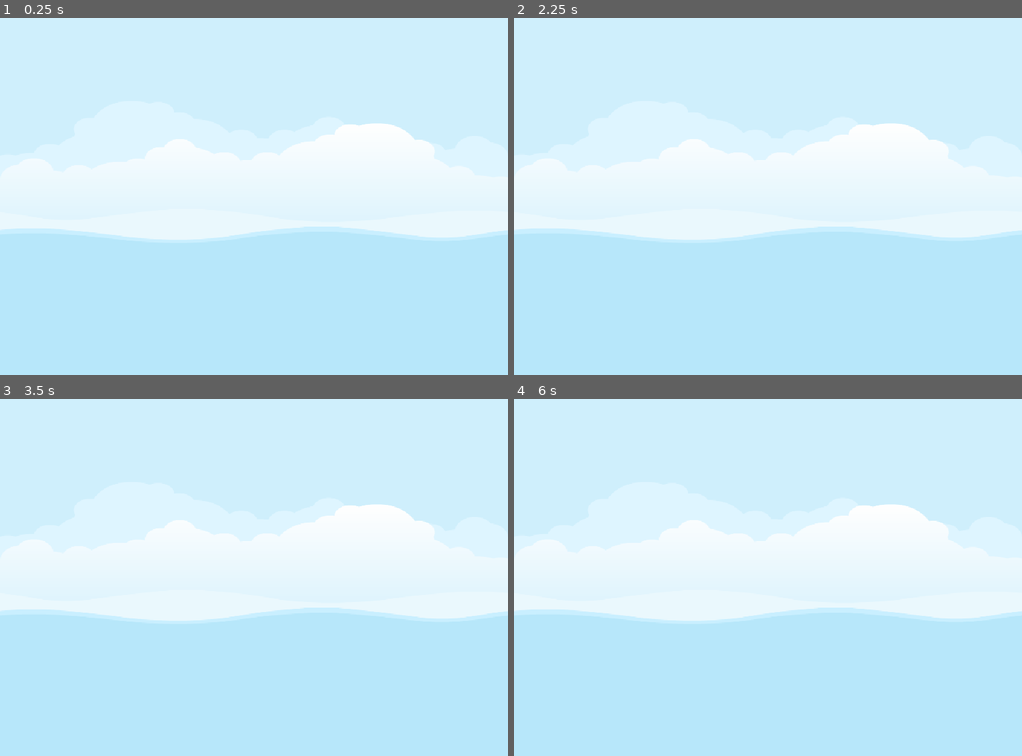
Above: before the commit, frames 1-4 (two rows, left to right).
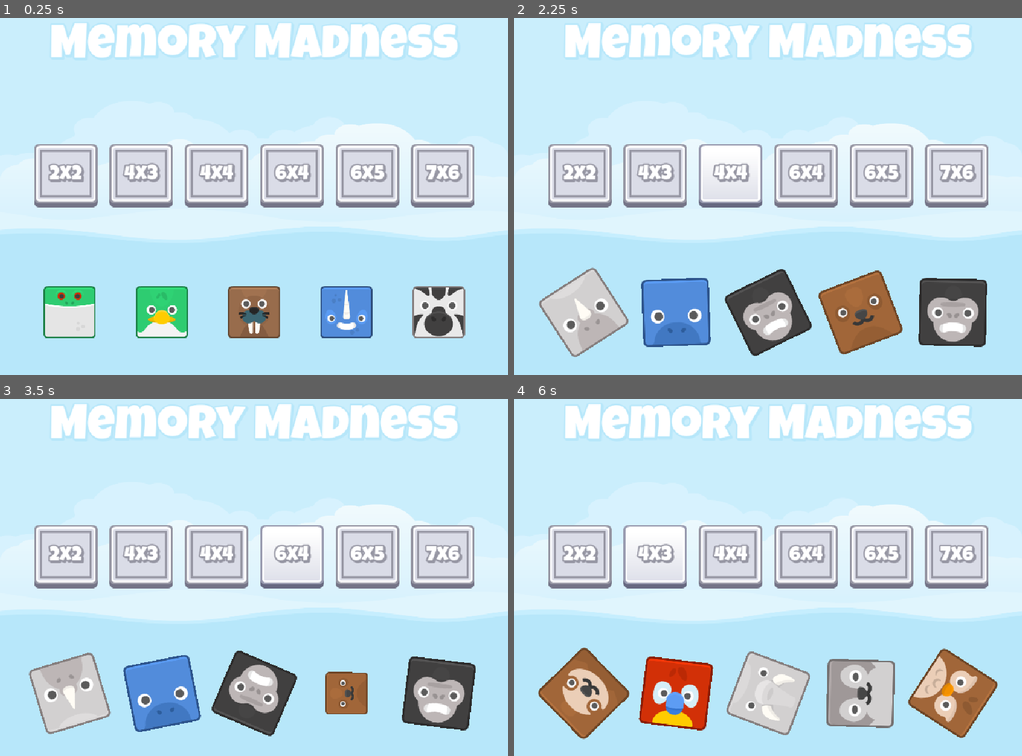
Above: after the commit, the same moments.

Repository: Edwin-Aguirre/Memory-Madness
Game: Godot game, scene res://scenes/master.tscn
The game is run twice, just before and just after one commit, with the same random seed, the same clock (stepped at 60 frames per second) and the same inputs.
Inputs (mouse positions are in pixels of both pictures, inside the frame that each line leads up to):
- Up to frame 1 (0.25 s): no input
- Up to frame 2 (2.25 s): click (580, 175) at 0.5 s, where only the run after the commit has a clickable "2x2"; click (656, 175) at 1.25 s, where only the run after the commit has a clickable "4x3"; click (732, 175) at 2 s, where only the run after the commit has a clickable "4x4"
- Up to frame 3 (3.5 s): click (289, 556) at 2.75 s, where only the run after the commit has a clickable "6x4"
- Up to frame 4 (6 s): click (879, 556) at 3.5 s, where only the run after the commit has a clickable "6x5"; click (955, 556) at 4.25 s, where only the run after the commit has a clickable "7x6"; click (580, 556) at 5 s, where only the run after the commit has a clickable "2x2"; click (656, 556) at 5.75 s, where only the run after the commit has a clickable "4x3"

The runs differ from the first frame. In frame 1, 24% of the frame differs, in the area x 6-94%, y 1-90%; in frame 2, 28%; in frame 3, 26%; in frame 4, 28%, in the area x 4-96%, y 1-96%.

Commit message:
Added Title Screen

Diff:
--- /dev/null
+++ b/resources/button_text.tres
@@ -0,0 +1,12 @@
+[gd_resource type="LabelSettings" load_steps=2 format=3 uid="uid://bmatwkmjeihfy"]
+
+[ext_resource type="FontFile" uid="uid://c2qxfgw30bx0k" path="res://assets/fonts/LuckiestGuy-Regular.ttf" id="1_47a68"]
+
+[resource]
+font = ExtResource("1_47a68")
+font_size = 40
+outline_size = 12
+outline_color = Color(0.588235, 0.588235, 0.639216, 1)
+shadow_size = 10
+shadow_color = Color(0.588235, 0.588235, 0.639216, 1)
+shadow_offset = Vector2(3, 3)
--- /dev/null
+++ b/resources/title_label.tres
@@ -0,0 +1,12 @@
+[gd_resource type="LabelSettings" load_steps=2 format=3 uid="uid://edvfpp6pd7l7"]
+
+[ext_resource type="FontFile" uid="uid://c2qxfgw30bx0k" path="res://assets/fonts/LuckiestGuy-Regular.ttf" id="1_8u6wl"]
+
+[resource]
+font = ExtResource("1_8u6wl")
+font_size = 96
+outline_size = 12
+outline_color = Color(0.717647, 0.905882, 0.980392, 1)
+shadow_size = 10
+shadow_color = Color(0.717647, 0.905882, 0.980392, 1)
+shadow_offset = Vector2(3, 3)
--- /dev/null
+++ b/scenes/front_sprite.tscn
@@ -0,0 +1,20 @@
+[gd_scene load_steps=3 format=3 uid="uid://5ie6k6352ar"]
+
+[ext_resource type="Texture2D" uid="uid://cv7qb3ti3xpx2" path="res://assets/animals/bear.png" id="1_kik5l"]
+[ext_resource type="Script" uid="uid://dr4t2lrmpu8tm" path="res://scripts/front_sprite.gd" id="2_oj3ib"]
+
+[node name="FrontSprite" type="TextureRect"]
+anchors_preset = 8
+anchor_left = 0.5
+anchor_top = 0.5
+anchor_right = 0.5
+anchor_bottom = 0.5
+offset_left = -68.0
+offset_top = -68.0
+offset_right = 68.0
+offset_bottom = 68.0
+grow_horizontal = 2
+grow_vertical = 2
+pivot_offset = Vector2(68, 68)
+texture = ExtResource("1_kik5l")
+script = ExtResource("2_oj3ib")
--- /dev/null
+++ b/scenes/level_button.tscn
@@ -0,0 +1,46 @@
+[gd_scene load_steps=6 format=3 uid="uid://b8wwom86qpvql"]
+
+[ext_resource type="Texture2D" uid="uid://b8ar7re5q1jqn" path="res://assets/ui/button_square_depth_line.png" id="1_6g3el"]
+[ext_resource type="Texture2D" uid="uid://cxt01weahqwsw" path="res://assets/ui/button_square_gradient.png" id="2_ium1h"]
+[ext_resource type="Texture2D" uid="uid://dkfbvh04dc1pq" path="res://assets/ui/button_square_depth_gradient.png" id="3_nfgsp"]
+[ext_resource type="LabelSettings" uid="uid://bmatwkmjeihfy" path="res://resources/button_text.tres" id="4_6g3el"]
+[ext_resource type="Script" uid="uid://cj6jwn1w66oup" path="res://scripts/level_button.gd" id="4_ium1h"]
+
+[node name="LevelButton" type="TextureButton"]
+anchors_preset = 8
+anchor_left = 0.5
+anchor_top = 0.5
+anchor_right = 0.5
+anchor_bottom = 0.5
+offset_left = -20.0
+offset_top = -20.0
+offset_right = 20.0
+offset_bottom = 20.0
+grow_horizontal = 2
+grow_vertical = 2
+texture_normal = ExtResource("1_6g3el")
+texture_pressed = ExtResource("2_ium1h")
+texture_hover = ExtResource("3_nfgsp")
+script = ExtResource("4_ium1h")
+
+[node name="Label" type="Label" parent="."]
+layout_mode = 1
+anchors_preset = 8
+anchor_left = 0.5
+anchor_top = 0.5
+anchor_right = 0.5
+anchor_bottom = 0.5
+offset_left = -20.0
+offset_top = -11.5
+offset_right = 20.0
+offset_bottom = 11.5
+grow_horizontal = 2
+grow_vertical = 2
+text = "0x0"
+label_settings = ExtResource("4_6g3el")
+horizontal_alignment = 1
+vertical_alignment = 1
+
+[node name="Sound" type="AudioStreamPlayer" parent="."]
+
+[connection signal="pressed" from="." to="." method="_on_pressed"]
--- /dev/null
+++ b/scenes/main.tscn
@@ -0,0 +1,102 @@
+[gd_scene load_steps=4 format=3 uid="uid://dcqafhitn07mp"]
+
+[ext_resource type="LabelSettings" uid="uid://edvfpp6pd7l7" path="res://resources/title_label.tres" id="1_o5qli"]
+[ext_resource type="PackedScene" uid="uid://b8wwom86qpvql" path="res://scenes/level_button.tscn" id="2_0wfyh"]
+[ext_resource type="PackedScene" uid="uid://5ie6k6352ar" path="res://scenes/front_sprite.tscn" id="3_sugp2"]
+
+[node name="Main" type="Control"]
+layout_mode = 3
+anchors_preset = 15
+anchor_right = 1.0
+anchor_bottom = 1.0
+grow_horizontal = 2
+grow_vertical = 2
+
+[node name="ColorRect" type="ColorRect" parent="."]
+layout_mode = 1
+anchors_preset = 15
+anchor_right = 1.0
+anchor_bottom = 1.0
+grow_horizontal = 2
+grow_vertical = 2
+color = Color(0.717647, 0.905882, 0.980392, 0.196078)
+
+[node name="VBoxContainer" type="VBoxContainer" parent="."]
+layout_mode = 1
+anchors_preset = 15
+anchor_right = 1.0
+anchor_bottom = 1.0
+grow_horizontal = 2
+grow_vertical = 2
+theme_override_constants/separation = 72
+
+[node name="Spacer4" type="Control" parent="VBoxContainer"]
+layout_mode = 2
+size_flags_vertical = 3
+
+[node name="Label" type="Label" parent="VBoxContainer"]
+layout_mode = 2
+text = "Memory Madness"
+label_settings = ExtResource("1_o5qli")
+horizontal_alignment = 1
+vertical_alignment = 1
+
+[node name="Spacer3" type="Control" parent="VBoxContainer"]
+layout_mode = 2
+size_flags_vertical = 3
+
+[node name="HBLevelButtons" type="HBoxContainer" parent="VBoxContainer"]
+layout_mode = 2
+size_flags_horizontal = 4
+theme_override_constants/separation = 24
+
+[node name="LevelButton" parent="VBoxContainer/HBLevelButtons" instance=ExtResource("2_0wfyh")]
+layout_mode = 2
+
+[node name="LevelButton2" parent="VBoxContainer/HBLevelButtons" instance=ExtResource("2_0wfyh")]
+layout_mode = 2
+level_number = 2
+
+[node name="LevelButton3" parent="VBoxContainer/HBLevelButtons" instance=ExtResource("2_0wfyh")]
+layout_mode = 2
+level_number = 3
+
+[node name="LevelButton4" parent="VBoxContainer/HBLevelButtons" instance=ExtResource("2_0wfyh")]
+layout_mode = 2
+level_number = 4
+
+[node name="LevelButton5" parent="VBoxContainer/HBLevelButtons" instance=ExtResource("2_0wfyh")]
+layout_mode = 2
+level_number = 5
+
+[node name="LevelButton6" parent="VBoxContainer/HBLevelButtons" instance=ExtResource("2_0wfyh")]
+layout_mode = 2
+level_number = 6
+
+[node name="Spacer2" type="Control" parent="VBoxContainer"]
+layout_mode = 2
+size_flags_vertical = 3
+
+[node name="HBSprites" type="HBoxContainer" parent="VBoxContainer"]
+layout_mode = 2
+size_flags_horizontal = 4
+theme_override_constants/separation = 50
+
+[node name="FrontSprite" parent="VBoxContainer/HBSprites" instance=ExtResource("3_sugp2")]
+layout_mode = 2
+
+[node name="FrontSprite2" parent="VBoxContainer/HBSprites" instance=ExtResource("3_sugp2")]
+layout_mode = 2
+
+[node name="FrontSprite3" parent="VBoxContainer/HBSprites" instance=ExtResource("3_sugp2")]
+layout_mode = 2
+
+[node name="FrontSprite4" parent="VBoxContainer/HBSprites" instance=ExtResource("3_sugp2")]
+layout_mode = 2
+
+[node name="FrontSprite5" parent="VBoxContainer/HBSprites" instance=ExtResource("3_sugp2")]
+layout_mode = 2
+
+[node name="Spacer" type="Control" parent="VBoxContainer"]
+layout_mode = 2
+size_flags_vertical = 3
--- a/scenes/master.tscn
+++ b/scenes/master.tscn
@@ -1,7 +1,8 @@
-[gd_scene load_steps=3 format=3 uid="uid://c453samaygkle"]
+[gd_scene load_steps=4 format=3 uid="uid://c453samaygkle"]
 
 [ext_resource type="Texture2D" uid="uid://bq3kchwh1ins2" path="res://assets/images/backgroundEmpty.png" id="1_aynem"]
 [ext_resource type="Script" uid="uid://cvproe381plna" path="res://scripts/master.gd" id="1_jooxx"]
+[ext_resource type="PackedScene" uid="uid://dcqafhitn07mp" path="res://scenes/main.tscn" id="3_rnotf"]
 
 [node name="Master" type="Control"]
 layout_mode = 3
@@ -23,3 +24,6 @@
 expand_mode = 1
 
 [node name="Music" type="AudioStreamPlayer" parent="."]
+
+[node name="Main" parent="." instance=ExtResource("3_rnotf")]
+layout_mode = 1
--- /dev/null
+++ b/scripts/front_sprite.gd
@@ -0,0 +1,34 @@
+extends TextureRect
+
+
+const SCALE_SMALL: Vector2 = Vector2(0.1, 0.1)
+const SCALE_NORMAL: Vector2 = Vector2(1.0, 1.0)
+const SCALE_TIME: float = 1.0
+
+
+# Called when the node enters the scene tree for the first time.
+func _ready() -> void:
+	set_random_image()
+	run_me()
+
+
+func set_random_image() -> void:
+	texture = ImageManager.get_random_item_image()
+
+
+func get_random_spin_time() -> float:
+	return randf_range(1.0, 2.0)
+
+
+func get_random_rotation() -> float:
+	return deg_to_rad(randf_range(-360, 360))
+
+
+func run_me() -> void:
+	var tween: Tween = create_tween()
+
+	tween.tween_property(self, "scale", SCALE_SMALL, SCALE_TIME)
+	tween.tween_callback(set_random_image)
+	tween.tween_property(self, "scale", SCALE_NORMAL, SCALE_TIME)
+	tween.tween_property(self, "rotation", get_random_rotation(), get_random_spin_time())
+	tween.tween_callback(run_me)
--- /dev/null
+++ b/scripts/level_button.gd
@@ -0,0 +1,20 @@
+extends TextureButton
+
+
+@export var level_number: int = 1
+
+@onready var label: Label = $Label
+
+
+# Called when the node enters the scene tree for the first time.
+func _ready() -> void:
+	var ls: LevelSettingResource = LevelDataSelector.get_level_setting(level_number)
+
+	if ls == null:
+		queue_free()
+	else:
+		label.text = "%dx%d" % [ls.get_cols(), ls.get_rows()]
+
+
+func _on_pressed() -> void:
+	pass # Replace with function body.
Not shown, added: scripts/front_sprite.gd.uid
Not shown, added: scripts/level_button.gd.uid
